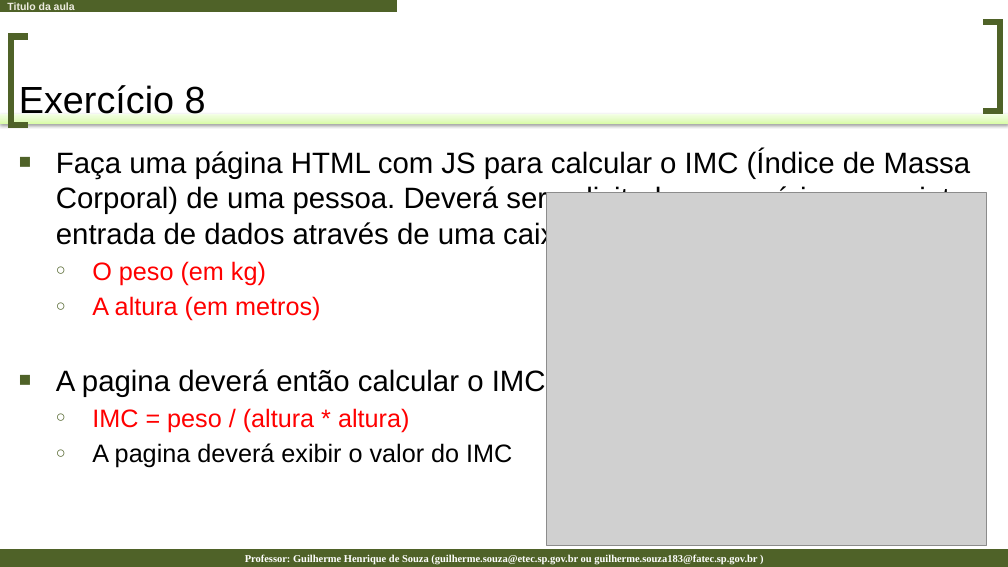
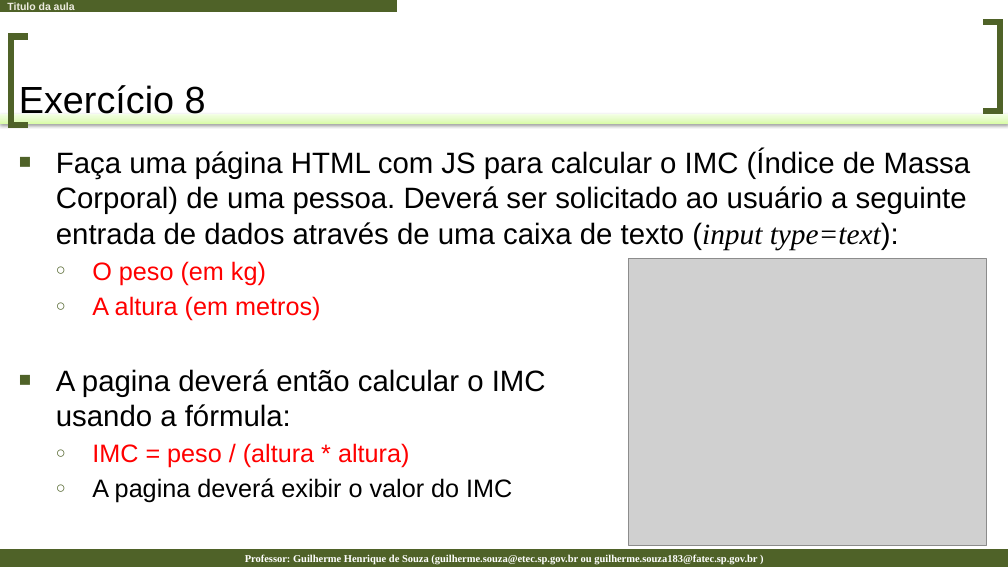
Before and after one commit to guilhermehsouza/AulaReact, a slide deck: slide 9 of Aula 06 - Estudo de Estados no React - Parte 3 - Exercícios.pptx. Drawn at 1008x567 pixels with LibreOffice and Linux fonts; fonts in the diff are those of the drawing; grey boxes stand for pictures. Boxes give left, top, right and bottom in pixels: in the first picture for what was removed or moved away, otherwise in the second. Text is boxed around its words. In the diff, an @@ line names an element or a change of style, - is before the commit and + after.

Commit message:
07/10

```diff
--- a/Aula 06 - Estudo de Estados no React - Parte 3 - Exercícios.pptx
+++ b/Aula 06 - Estudo de Estados no React - Parte 3 - Exercícios.pptx
@@ text "Faça uma página HTML com ..." rewrapped from bbox=[56, 150, 970, 468] to bbox=[56, 150, 970, 503] @@
@@ picture: place and size @@
-picture at bbox=[547, 193, 986, 546]
+picture at bbox=[628, 259, 986, 546]
```
Also in this commit, not shown: 3 other slides changed.
